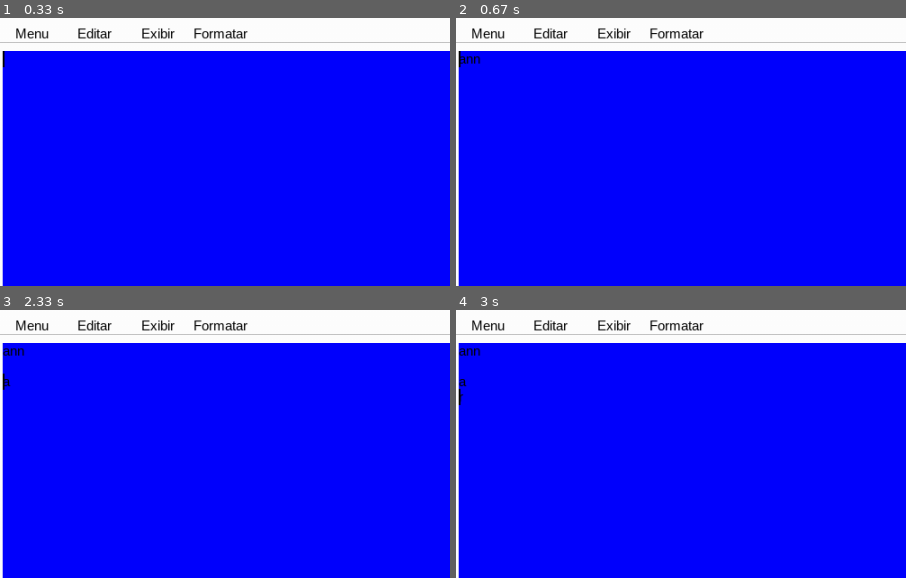
Above: before the commit, frames 1-4 (two rows, left to right).
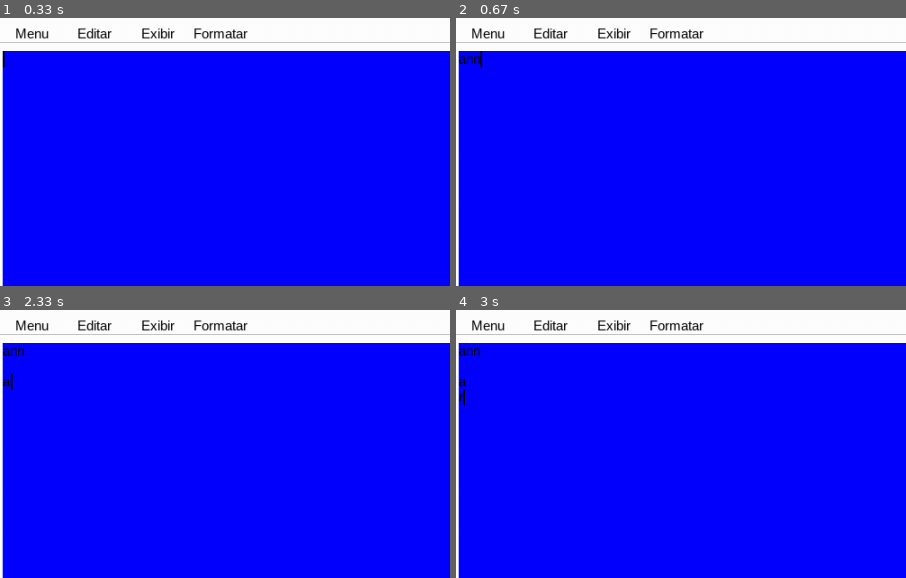
Above: after the commit, the same moments.

Repository: PedroGoulartbranco/Bloco-de-notas-pygame
Game: pygame game, started from main.py
Two runs of this game, one before a commit and one after it. Both use one fixed random seed, a clock stepped at 60 frames per second and the inputs below.
Inputs:
- Up to frame 1 (0.33 s): no input
- Up to frame 2 (0.67 s): type "ann" at 0.33 s
- Up to frame 3 (2.33 s): tap Enter at 0.67, 0.88 s; type "a" at 2.32 s
- Up to frame 4 (3 s): tap Enter at 2.45 s; type "r" at 2.87 s
The pictures show only the part of the screen within x 0-50%, y 0-50%; the shares and areas given below are measured in that part.

Frame 1 is identical in both runs. In frame 2, less than 0.1% of the frame differs, in the area x 0-6%, y 12-19%; in frame 3, less than 0.1%, in the area x 0-3%, y 23-30%; in frame 4, less than 0.1%.

Commit message:
cursor se mexe

Diff:
--- a/main.py
+++ b/main.py
@@ -94,7 +94,8 @@
         y_distancia += fonte_texto.get_height()
 
     cursor_y = y_distancia - fonte_texto.get_height()
-    cursor_x = onde_digitar.x
+    largura_texto, altura_texto = fonte_texto.size(linhas[linha_atual])
+    cursor_x = onde_digitar.x + largura_texto
 
     linha_texto = pygame.draw.line(tela, "black", (cursor_x, cursor_y), (cursor_x, cursor_y + fonte_texto.get_height()), 2)
 
